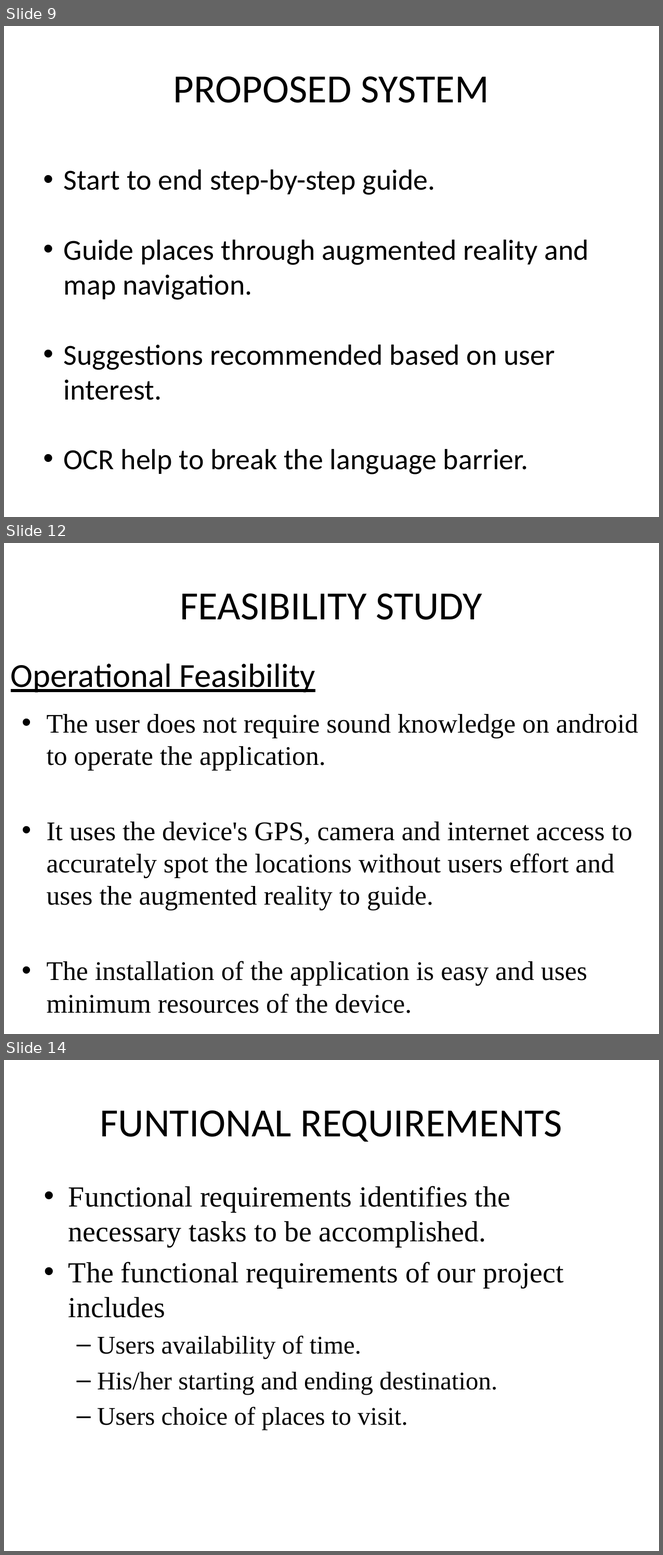
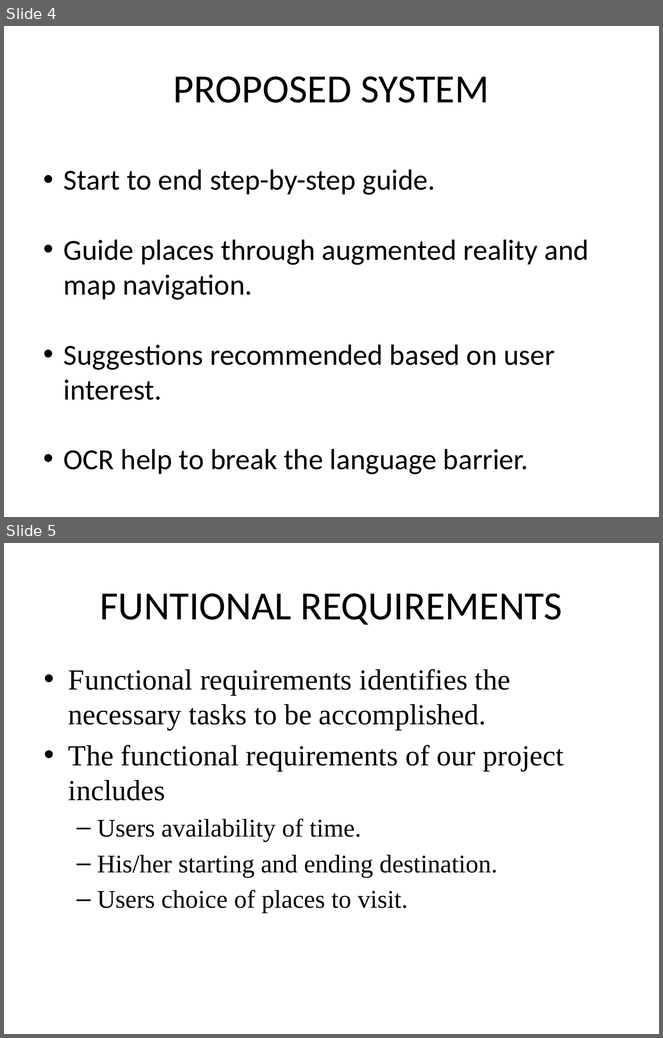
Before and after one commit to alenthomas/phaseOne, a slide deck: Silde/Group 4.pptx. Shown one above the other, each under a label of ours: slides 9, 12 and 14 before the commit, slides 4 and 5 after it; the slides between them are not shown. The pictures are 663x1555 and 663x1038 pixels, drawn with LibreOffice and Linux fonts; fonts in the diff are those of the drawing. Boxes give left, top, right and bottom in pixels: in the first picture for what was removed or moved away, otherwise in the second. Text is boxed around its words. In the diff, an @@ line names an element or a change of style, - is before the commit and + after.

Commit message:
Removed and add slides as per guideline.

```diff
--- a/Silde/Group 4.pptx
+++ b/Silde/Group 4.pptx
@@ slide 12 removed at box(4, 543, 659, 1034), background #FFFFFF @@
@@ title removed at box(180, 593, 482, 620) @@
-FEASIBILITY STUDY
@@ text removed at box(11, 664, 315, 693) @@
-Operational Feasibility
@@ text removed at box(47, 714, 638, 1014) @@
-• The user does not require sound knowledge on android to operate the application.
-• It uses the device's GPS, camera and internet access to accurately spot the locations without users effort and uses the augmented reality to guide.
-• The installation of the application is easy and uses minimum resources of the device.
@@ what was slide 9 is now slide 4 @@
@@ what was slide 14 is now slide 5 @@
```
Also in this commit, not shown: 10 slides added, 9 other slides removed, 1 other file.
